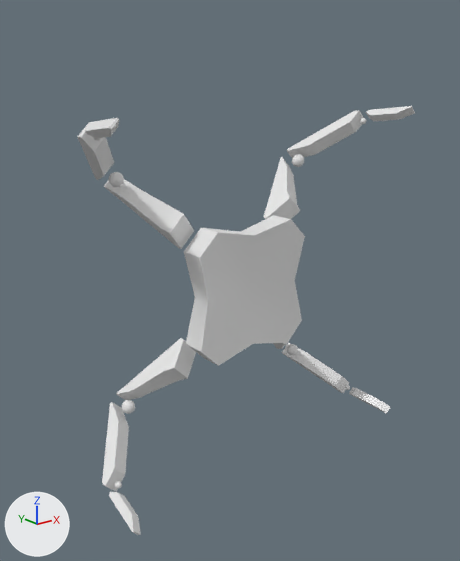
A saved change to the FBX model Assets/Models/ikspider.fbx.
The view is the same before and after, from a camera (50 mm lens) standing at (-7.38, -8.66, 3.72) and looking at (-0.18, 0.33, 0.13). Lighting does not change. The marker at lower left points along +X, +Y and +Z. Where no turn or scale is listed for an object, it has been applied to the vertices.

In view in the first picture: 'spider'.
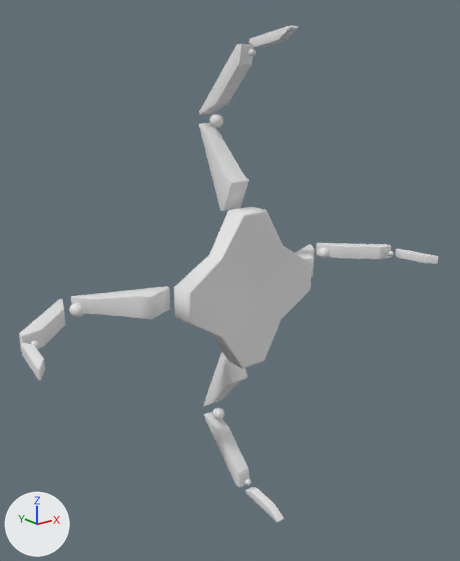
Diff of the bpy script that builds the scene:
```diff
--- a/Assets/Models/ikspider.fbx.py
+++ b/Assets/Models/ikspider.fbx.py
@@ me_cube_042 @@
 # used by ob_spider; location = (0.0, 0.0, 0.0)
-me_cube_042.from_pydata(...)  # 1136 vertices, 2188 faces; spans x -3.27..3.27, y -1.04..1.31, z -3.27..3.27
+me_cube_042.from_pydata(...)  # 2584 vertices, 5084 faces; spans x -4.54..4.54, y -1.04..1.31, z -4.54..4.54
+# me_cube_042 part 1: the loose piece of 114 vertices spanning x 2.01..2.27, y 0.83..1.08, z -2.27..-2.01 is turned -45 degrees about the y axis through the mesh origin
+# me_cube_042 part 2: the loose piece of 114 vertices spanning x 2.89..3.02, y -0.1..0.03, z -3.01..-2.89 is turned -45 degrees about the y axis through the mesh origin
+# me_cube_042 part 3: the loose piece of 114 vertices spanning x 2.01..2.27, y 0.83..1.08, z 2.01..2.27 is turned -45 degrees about the y axis through the mesh origin
+# me_cube_042 part 4: the loose piece of 114 vertices spanning x 2.89..3.01, y -0.1..0.03, z 2.89..3.02 is turned -45 degrees about the y axis through the mesh origin
+# me_cube_042 part 5: the loose piece of 114 vertices spanning x -2.27..-2.01, y 0.83..1.08, z 2.01..2.27 is turned -45 degrees about the y axis through the mesh origin
+# me_cube_042 part 6: the loose piece of 114 vertices spanning x -3.02..-2.89, y -0.1..0.03, z 2.89..3.01 is turned -45 degrees about the y axis through the mesh origin
+# me_cube_042 part 7: the loose piece of 114 vertices spanning x -2.27..-2.01, y 0.83..1.08, z -2.27..-2.01 is turned -45 degrees about the y axis through the mesh origin
+# me_cube_042 part 8: the loose piece of 114 vertices spanning x -3.01..-2.89, y -0.1..0.03, z -3.02..-2.89 is turned -45 degrees about the y axis through the mesh origin
+# me_cube_042 part 9: the loose piece of 32 vertices spanning x -1.25..1.25, y -0.19..0.3, z -1.25..1.25 is rebuilt with 104 vertices and now spans x -1.5..1.5, y -0.18..0.29, z -1.5..1.5
+# me_cube_042 part 10: 12 loose pieces with 192 vertices, spanning x -3.27..3.27, y -1.04..1.31, z -3.27..3.27, are deleted
+# me_cube_042 part 11: 1568 vertices added at x -4.54..4.54, y -1.04..1.31, z -4.54..4.54
```

What differs and where, as boxes (x1, y1, x2, y2) in the pictures (460 x 561 px; the box of a moved part takes in the faces that stretch with it):
'spider', reshaped (24% wider, 16% taller): before (78, 106, 415, 535); after (19, 26, 438, 523)
part 1 of me_cube_042, moved or reshaped: before (287, 344, 298, 355); after (318, 247, 329, 259)
part 2 of me_cube_042, moved or reshaped: before (345, 385, 350, 390); after (388, 251, 394, 256)
part 3 of me_cube_042, moved or reshaped: before (292, 154, 304, 167); after (210, 114, 223, 128)
part 4 of me_cube_042, moved or reshaped: before (360, 118, 367, 124); after (249, 49, 256, 56)
part 5 of me_cube_042, moved or reshaped: before (109, 172, 124, 187); after (69, 303, 85, 318)
part 6 of me_cube_042, moved or reshaped: before (93, 137, 101, 141); after (31, 341, 39, 348)
part 7 of me_cube_042, moved or reshaped: before (122, 400, 135, 414); after (212, 407, 224, 420)
part 8 of me_cube_042, moved or reshaped: before (115, 481, 122, 489); after (245, 479, 251, 485)
part 9 of me_cube_042, rebuilt (14% wider, 7% taller): before (184, 215, 305, 366); after (174, 207, 312, 369)
part 10 of me_cube_042, deleted: before (78, 106, 415, 535)
part 11 of me_cube_042, added: after (19, 26, 438, 523)
